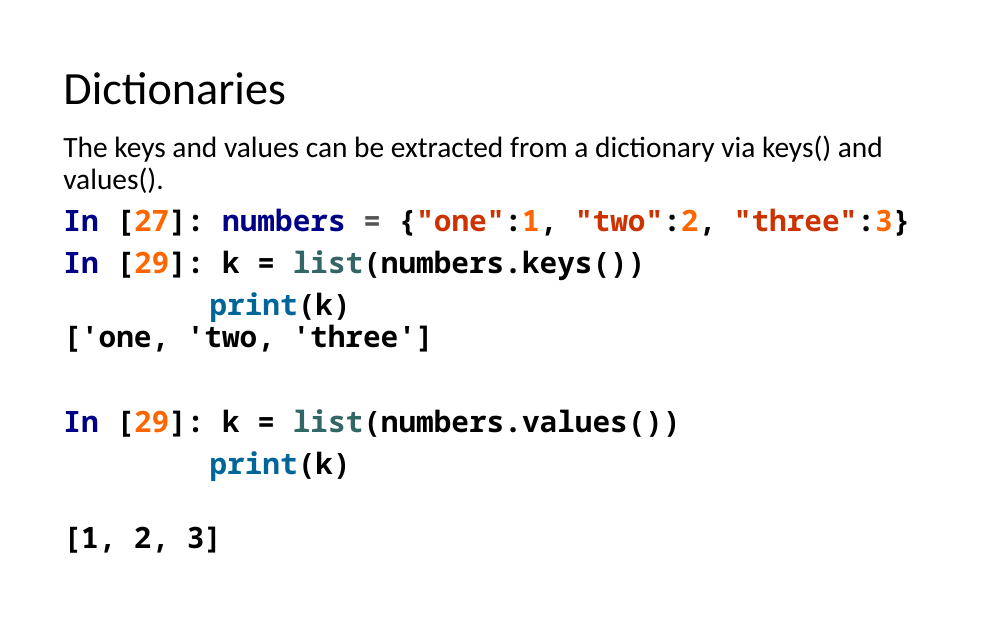
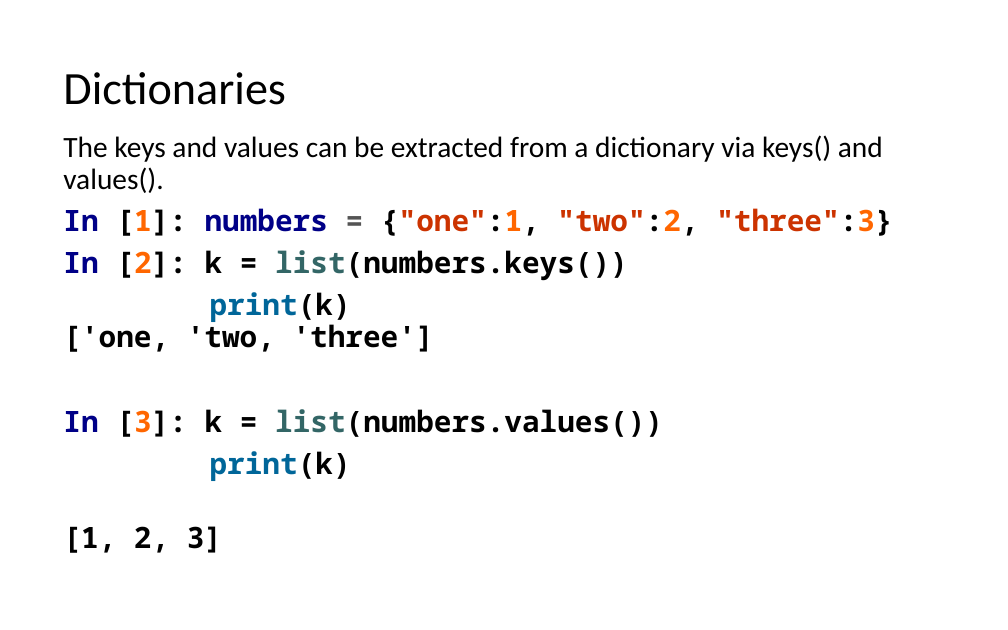
Before and after one commit to LongBaoNguyen/longbaonguyen.github.io, a slide deck: slide 22 of courses/apcsp/lect7.pptx (slide 21 before the commit). Drawn at 1008x630 pixels with LibreOffice and Linux fonts; fonts in the diff are those of the drawing. Boxes give left, top, right and bottom in pixels: in the first picture for what was removed or moved away, otherwise in the second. Text is boxed around its words. In the diff, an @@ line names an element or a change of style, - is before the commit and + after.

```diff
--- a/courses/apcsp/lect7.pptx
+++ b/courses/apcsp/lect7.pptx
@@ text at [63,208,892,281]: text changed @@
-In [27]: numbers = {"one":1, "two":2, "three":3}
-In [29]: k = list(numbers.keys())
+In [1]: numbers = {"one":1, "two":2, "three":3}
+In [2]: k = list(numbers.keys())
@@ text at [63,409,663,437]: text changed @@
-In [29]: k = list(numbers.values())
+In [3]: k = list(numbers.values())
```
Also in this commit, not shown: 20 other slides changed, 1 slide added, 2 other files.
